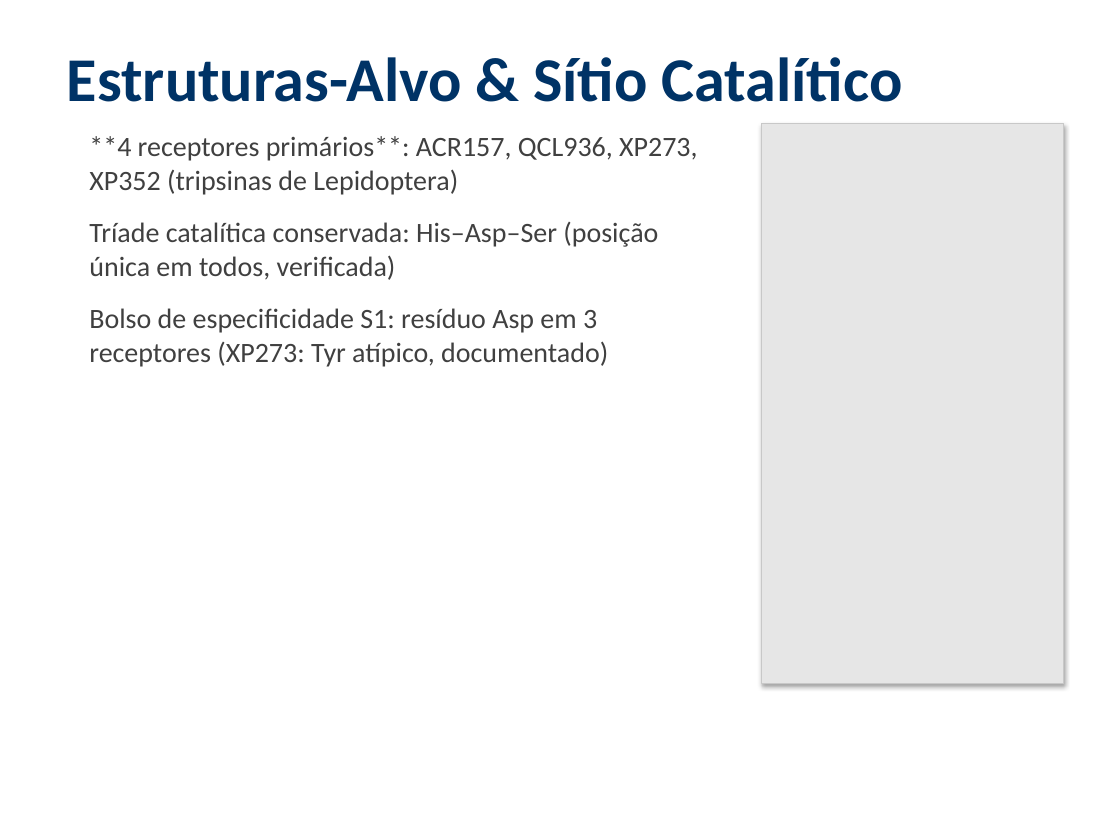
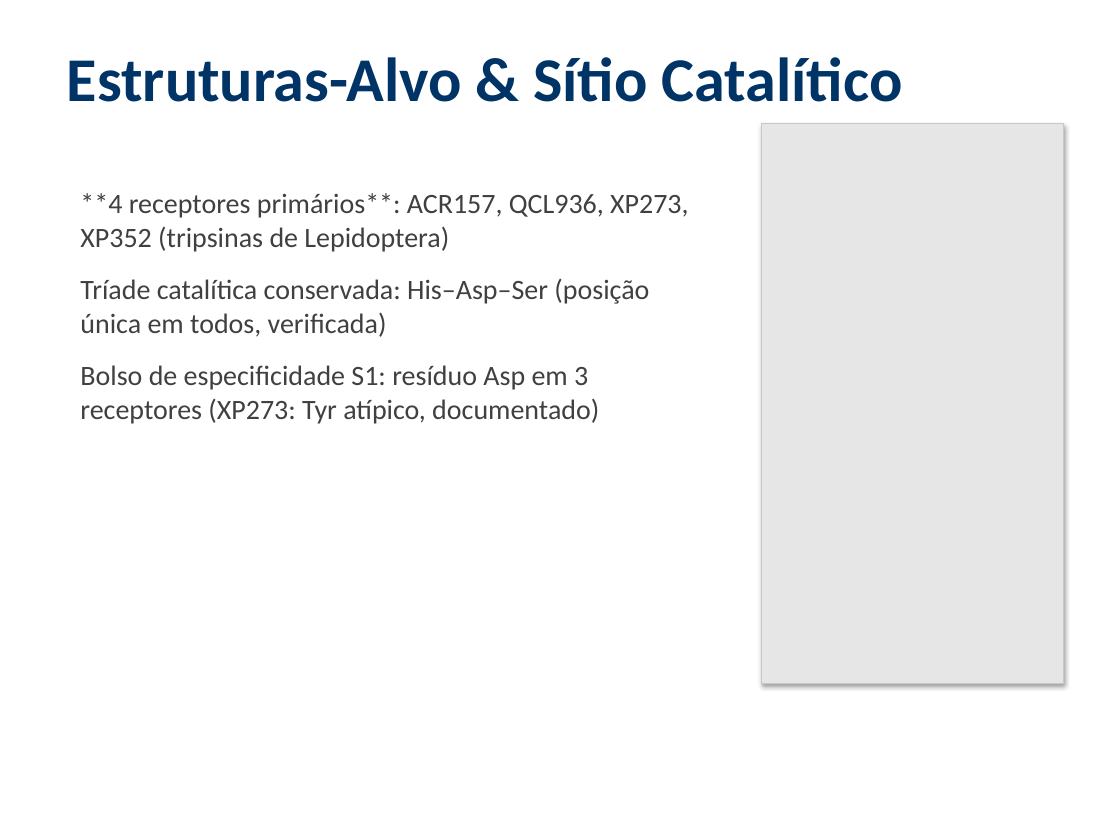
Before and after one commit to eulaliobqi/design-inibidores, a slide deck: slide 9 of apresentacao_design_inibidores.pptx. Drawn at 1120x840 pixels with LibreOffice and Linux fonts; fonts in the diff are those of the drawing. Boxes give left, top, right and bottom in pixels: in the first picture for what was removed or moved away, otherwise in the second. Text is boxed around its words. In the diff, an @@ line names an element or a change of style, - is before the commit and + after.

```diff
--- a/apresentacao_design_inibidores.pptx
+++ b/apresentacao_design_inibidores.pptx
@@ text "**4 receptores primários**: ACR157, QCL936, ...": place and size @@
-text "**4 receptores primários**: ACR157, QCL936, ..." at [89,136,697,367]
+text "**4 receptores primários**: ACR157, QCL936, ..." at [80,193,688,424]
```
Also in this commit, not shown: 18 other slides changed, 3 slides added, 4 other files.
